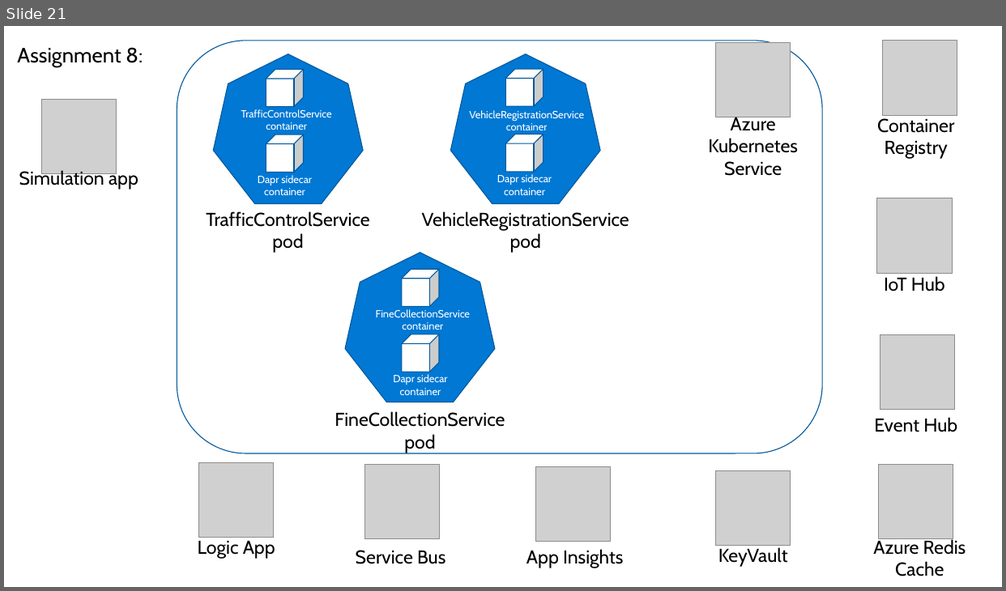
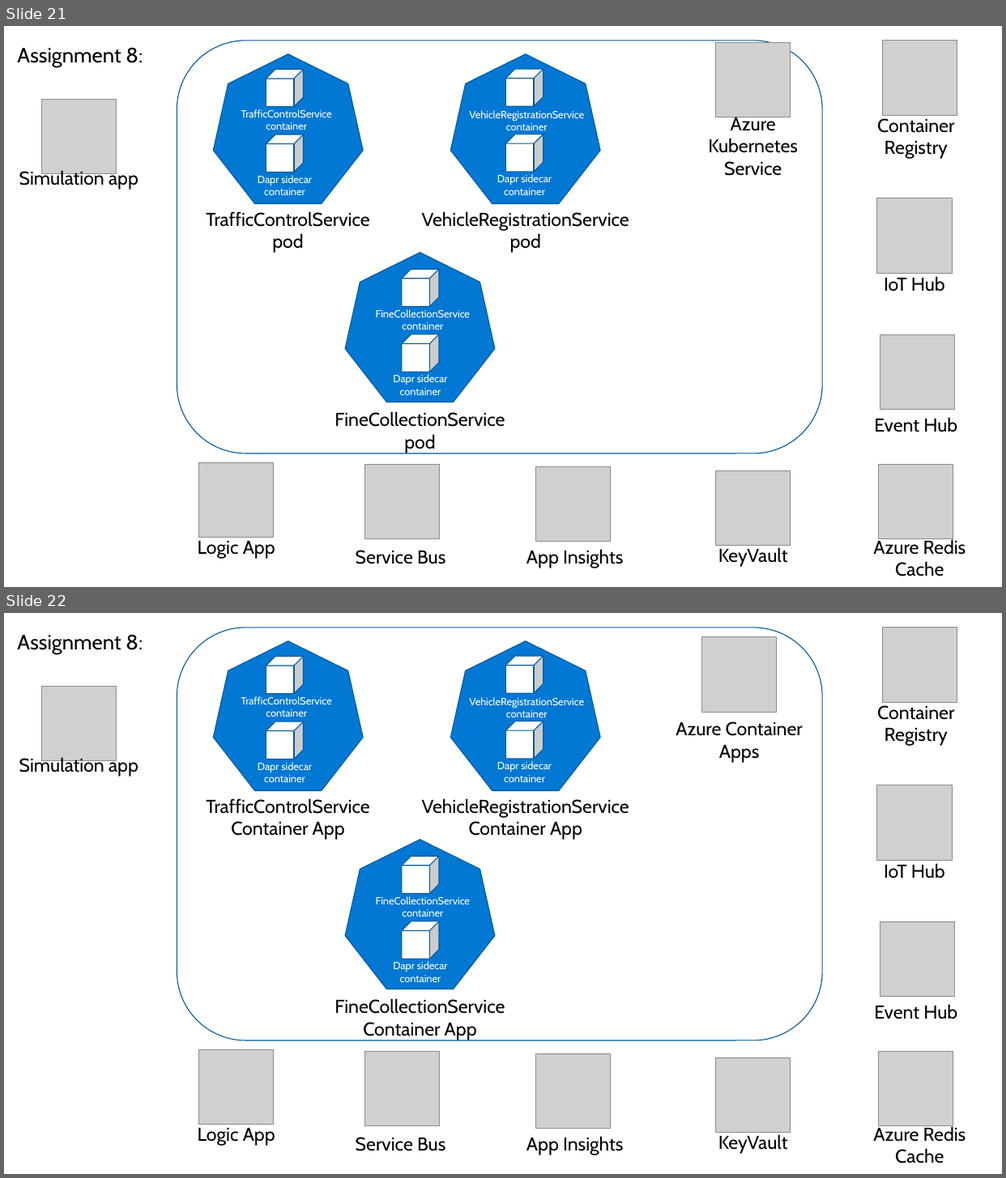
Before and after one commit to microsoft/WhatTheHack, a slide deck: 047-TrafficControlWithDapr/Coach/Figures.pptx. Shown one above the other, each under a label of ours: slide 21 before the commit, slides 21 and 22 after it. The pictures are 1006x591 and 1006x1178 pixels, drawn with LibreOffice and Linux fonts; fonts in the diff are those of the drawing; grey boxes stand for pictures; background and template pictures are left out. Boxes give left, top, right and bottom in pixels: in the first picture for what was removed or moved away, otherwise in the second. Text is boxed around its words. In the diff, an @@ line names an element or a change of style, - is before the commit and + after.

Commit message:
[Hack Update] 047-TrafficControlWithDapr updates to include a separate path for deploying to Azure Container Apps (#731)
* empty (#119)

* Test actions (#121)

* empty

* empty

* aca

* removing extra file

* extra

```diff
--- a/047-TrafficControlWithDapr/Coach/Figures.pptx
+++ b/047-TrafficControlWithDapr/Coach/Figures.pptx
@@ slide 22 added at bbox=[4, 613, 1002, 1174], background #FFFFFF @@
@@ text added at bbox=[17, 634, 143, 654], 20 pt, text #000000 @@
+Assignment 8:
@@ picture added at bbox=[882, 628, 957, 702] @@
@@ picture added at bbox=[701, 637, 777, 712] @@
@@ picture added at bbox=[41, 687, 117, 761] @@
@@ text added at bbox=[877, 705, 954, 746], 18 pt, text #000000 @@
+Container Registry
@@ text added at bbox=[675, 722, 803, 763], 18 pt, text #000000 @@
+Azure Container Apps
@@ text added at bbox=[19, 756, 138, 777], 18 pt, text #000000 @@
+Simulation app
@@ picture added at bbox=[877, 786, 952, 860] @@
@@ text added at bbox=[884, 863, 945, 879], 18 pt, text #000000 @@
+IoT Hub
@@ picture added at bbox=[880, 922, 955, 997] @@
@@ group added at bbox=[177, 628, 822, 1041]: 9 texts, 6 cubes, 3 heptagons, 1 rounded rectangle @@
+TrafficControlService Container App
+TrafficControlService container
+Dapr sidecar container
+VehicleRegistrationService Container App
+VehicleRegistrationService container
+Dapr sidecar container
+FineCollectionService Container App
+FineCollectionService container
+Dapr sidecar container
@@ text added at bbox=[874, 1004, 957, 1020], 18 pt, text #000000 @@
+Event Hub
@@ picture added at bbox=[198, 1050, 274, 1125] @@
@@ picture added at bbox=[364, 1052, 440, 1127] @@
@@ picture added at bbox=[535, 1054, 611, 1129] @@
@@ picture added at bbox=[716, 1058, 791, 1132] @@
@@ picture added at bbox=[879, 1052, 953, 1127] @@
@@ text added at bbox=[198, 1128, 275, 1146], 18 pt, text #000000 @@
+Logic App
@@ text added at bbox=[356, 1137, 445, 1152], 18 pt, text #000000 @@
+Service Bus
@@ text added at bbox=[526, 1136, 623, 1156], 18 pt, text #000000 @@
+App Insights
@@ text added at bbox=[718, 1135, 788, 1154], 18 pt, text #000000 @@
+KeyVault
@@ text added at bbox=[873, 1125, 966, 1164], 18 pt, text #000000 @@
+Azure Redis Cache
```
Also in this commit, not shown: 22 other files.
